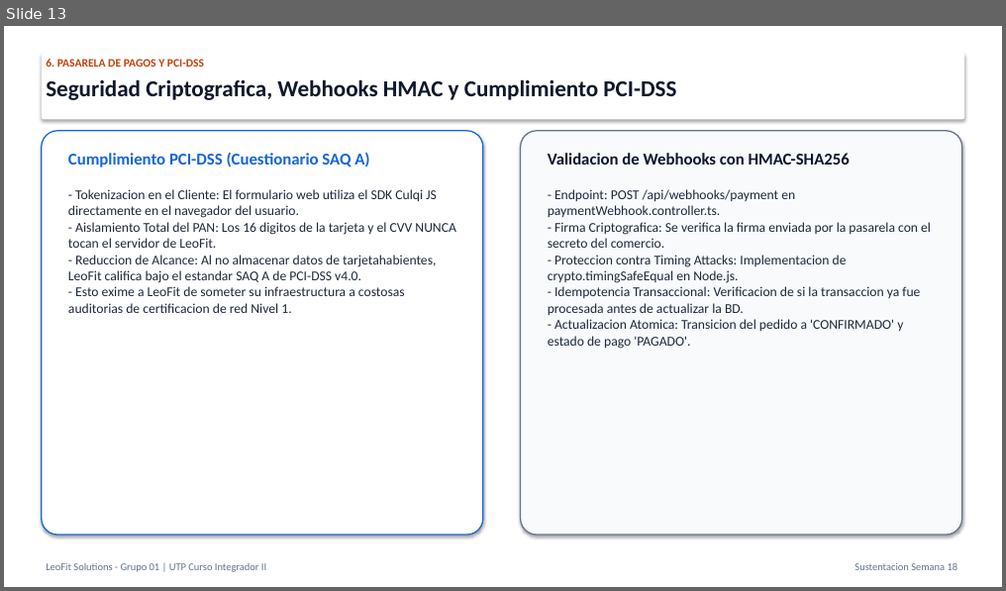
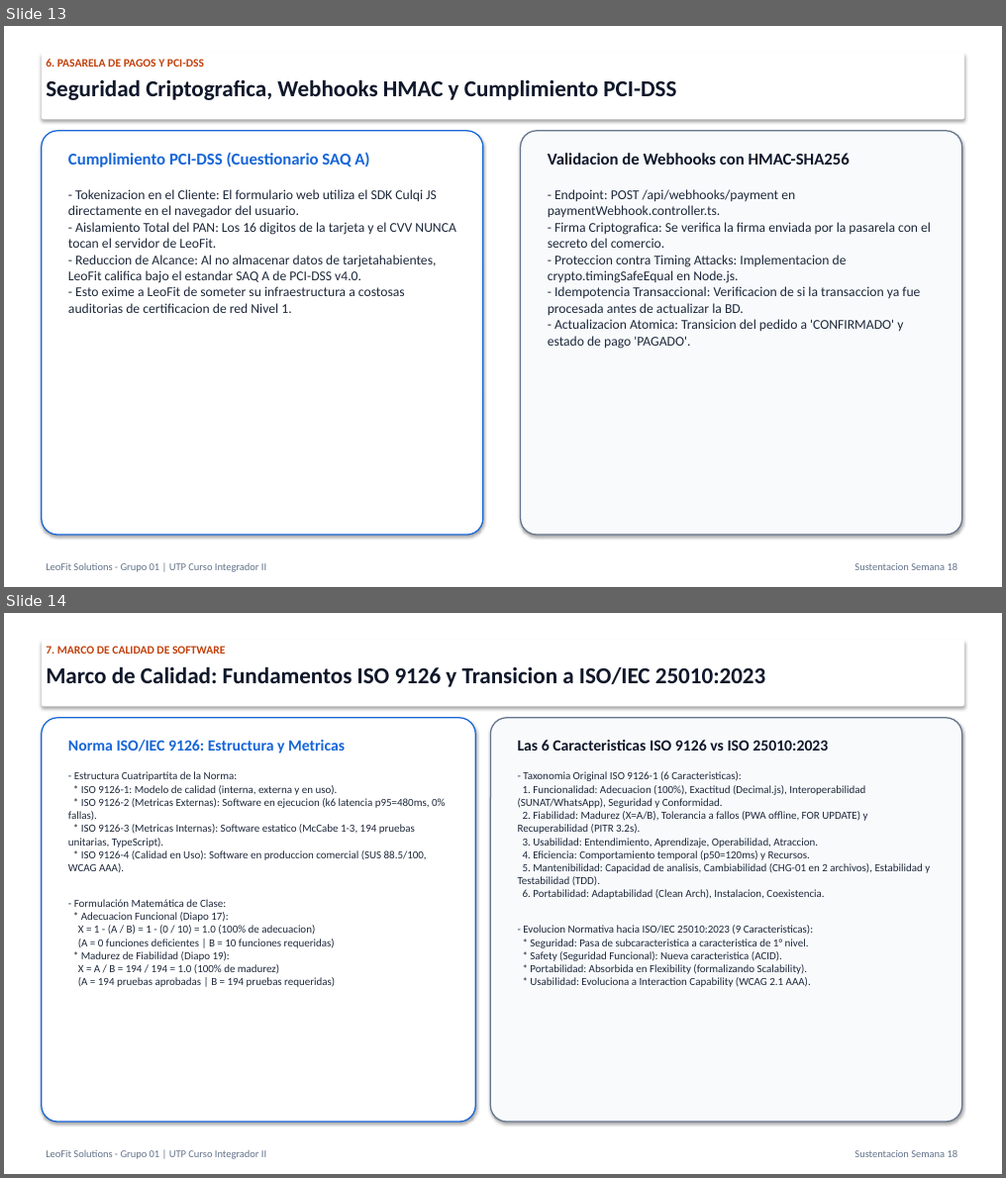
Before and after one commit to Leofit-Solutions-Grupo01/leofit-pedidos-sistema, a slide deck: docs/05_SUSTENTACION_PROYECTO_FINAL_SEMANA_18/03_PRESENTACION_OFICIAL_SUSTENTACION_PROYECTO_FINAL.pptx. Shown one above the other, each under a label of ours: slide 13 before the commit, slides 13 and 14 after it. The pictures are 1006x591 and 1006x1178 pixels, drawn with LibreOffice and Linux fonts; fonts in the diff are those of the drawing. Boxes give left, top, right and bottom in pixels: in the first picture for what was removed or moved away, otherwise in the second. Text is boxed around its words. In the diff, an @@ line names an element or a change of style, - is before the commit and + after.

Commit message:
feat(iso9126): integra modelo de calidad interna/externa iso9126, metricas de clase y formulas de adecuacion y madurez

```diff
--- a/docs/05_SUSTENTACION_PROYECTO_FINAL_SEMANA_18/03_PRESENTACION_OFICIAL_SUSTENTACION_PROYECTO_FINAL.pptx
+++ b/docs/05_SUSTENTACION_PROYECTO_FINAL_SEMANA_18/03_PRESENTACION_OFICIAL_SUSTENTACION_PROYECTO_FINAL.pptx
@@ slide 14 added at bbox=[4, 613, 1002, 1174], background #FFFFFF @@
@@ rounded rectangle added at bbox=[42, 639, 964, 707], fill #FFFFFF @@
@@ text added at bbox=[46, 646, 225, 654], 11 pt, text #C2410C, bold @@
+7. MARCO DE CALIDAD DE SOFTWARE
@@ text added at bbox=[46, 666, 765, 687], 22 pt, text #0F172A, bold @@
+Marco de Calidad: Fundamentos ISO 9126 y Transicion a ISO/IEC 25010:2023
@@ rounded rectangle added at bbox=[42, 718, 475, 1122], fill #FFFFFF, outline #1665D8 1.2 pt @@
@@ rounded rectangle added at bbox=[491, 718, 962, 1122], fill #F8FAFC, outline #64748B 1.2 pt @@
@@ text added at bbox=[68, 740, 345, 754], 15 pt, text #1665D8, bold @@
+Norma ISO/IEC 9126: Estructura y Metricas
@@ text added at bbox=[518, 740, 828, 751], 15 pt, text #0F172A, bold @@
+Las 6 Caracteristicas ISO 9126 vs ISO 25010:2023
@@ text added at bbox=[68, 771, 445, 987], 10.5 pt, text #1E293B @@
+- Estructura Cuatripartita de la Norma:
+* ISO 9126-1: Modelo de calidad (interna, externa y en uso).
+* ISO 9126-2 (Metricas Externas): Software en ejecucion (k6 latencia p95=480ms, 0% fallas).
+* ISO 9126-3 (Metricas Internas): Software estatico (McCabe 1-3, 194 pruebas unitarias, TypeScript).
+* ISO 9126-4 (Calidad en Uso): Software en produccion comercial (SUS 88.5/100, WCAG AAA).
+- Formulación Matemática de Clase:
+* Adecuacion Funcional (Diapo 17):
+X = 1 - (A / B) = 1 - (0 / 10) = 1.0 (100% de adecuacion)
+(A = 0 funciones deficientes | B = 10 funciones requeridas)
+* Madurez de Fiabilidad (Diapo 19):
+X = A / B = 194 / 194 = 1.0 (100% de madurez)
+(A = 194 pruebas aprobadas | B = 194 pruebas requeridas)
@@ text added at bbox=[518, 771, 930, 987], 10.5 pt, text #1E293B @@
+- Taxonomia Original ISO 9126-1 (6 Caracteristicas):
+1. Funcionalidad: Adecuacion (100%), Exactitud (Decimal.js), Interoperabilidad (SUNAT/WhatsApp), Seguridad y Conformidad.
+2. Fiabilidad: Madurez (X=A/B), Tolerancia a fallos (PWA offline, FOR UPDATE) y Recuperabilidad (PITR 3.2s).
+3. Usabilidad: Entendimiento, Aprendizaje, Operabilidad, Atraccion.
+4. Eficiencia: Comportamiento temporal (p50=120ms) y Recursos.
+5. Mantenibilidad: Capacidad de analisis, Cambiabilidad (CHG-01 en 2 archivos), Estabilidad y Testabilidad (TDD).
+6. Portabilidad: Adaptabilidad (Clean Arch), Instalacion, Coexistencia.
+- Evolucion Normativa hacia ISO/IEC 25010:2023 (9 Caracteristicas):
+* Seguridad: Pasa de subcaracteristica a caracteristica de 1° nivel.
+* Safety (Seguridad Funcional): Nueva caracteristica (ACID).
+* Portabilidad: Absorbida en Flexibility (formalizando Scalability).
+* Usabilidad: Evoluciona a Interaction Capability (WCAG 2.1 AAA).
@@ text added at bbox=[46, 1151, 266, 1159], 10 pt, text #64748B @@
+LeoFit Solutions - Grupo 01 | UTP Curso Integrador II
@@ text added at bbox=[854, 1151, 958, 1157], 10 pt, text #64748B @@
+Sustentacion Semana 18
```
Also in this commit, not shown: 1 slide changed, 1 slide removed, 9 other files.
